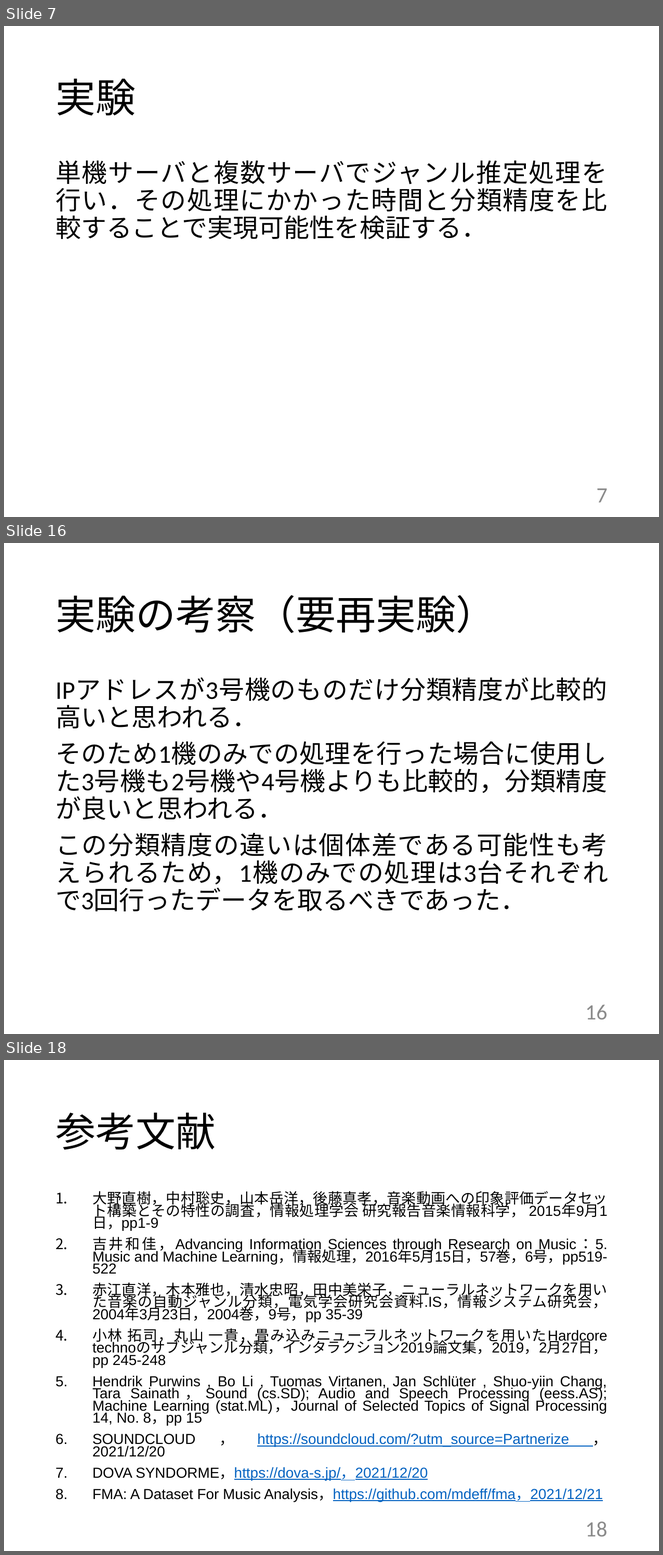
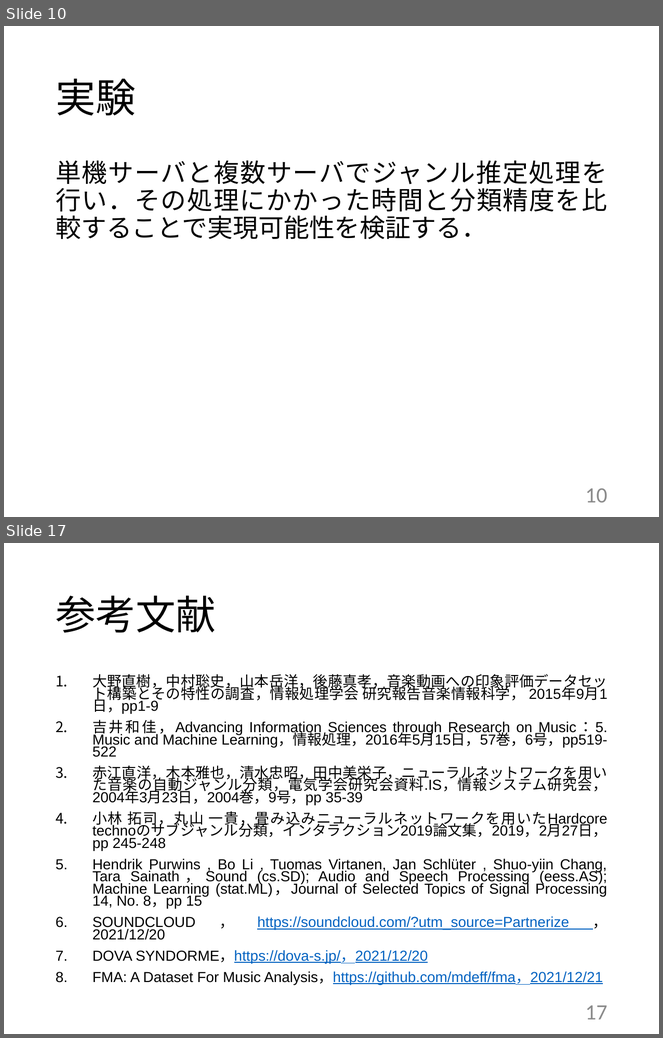
Before and after one commit to kait-takanolab/1821144-yoshii-thesis, a slide deck: 発表用スライド/1821144_卒研発表.pptx. Shown one above the other, each under a label of ours: slides 7, 16 and 18 before the commit, slides 10 and 17 after it; the slides between them are not shown. The pictures are 663x1555 and 663x1038 pixels, drawn with LibreOffice and Linux fonts; fonts in the diff are those of the drawing. Boxes give left, top, right and bottom in pixels: in the first picture for what was removed or moved away, otherwise in the second. Text is boxed around its words. In the diff, an @@ line names an element or a change of style, - is before the commit and + after.

```diff
--- a/発表用スライド/1821144_卒研発表.pptx
+++ b/発表用スライド/1821144_卒研発表.pptx
@@ slide 16 removed at bbox=[4, 543, 659, 1034], background #FFFFFF @@
@@ title removed at bbox=[55, 595, 496, 633] @@
-実験の考察（要再実験）
@@ text removed at bbox=[55, 741, 608, 889] @@
-IPアドレスが3号機のものだけ分類精度が比較的高いと思われる．
-そのため1機のみでの処理を行った場合に使用した3号機も2号機や4号機よりも比較的，分類精度が良いと思われる．
-この分類精度の違いは個体差である可能性も考えられるため，1機のみでの処理は3台それぞれで3回行ったデータを取るべきであった．
@@ page number removed at bbox=[585, 1005, 608, 1020] @@
-16
@@ what was slide 7 is now slide 10 @@
@@ page number at bbox=[585, 489, 608, 503]: text changed @@
-7
+10
@@ what was slide 18 is now slide 17 @@
@@ page number at bbox=[585, 1006, 608, 1020]: text changed @@
-18
+17
```
Also in this commit, not shown: 12 slides changed, 2 slides added, 2 other slides removed, 1 other file.
